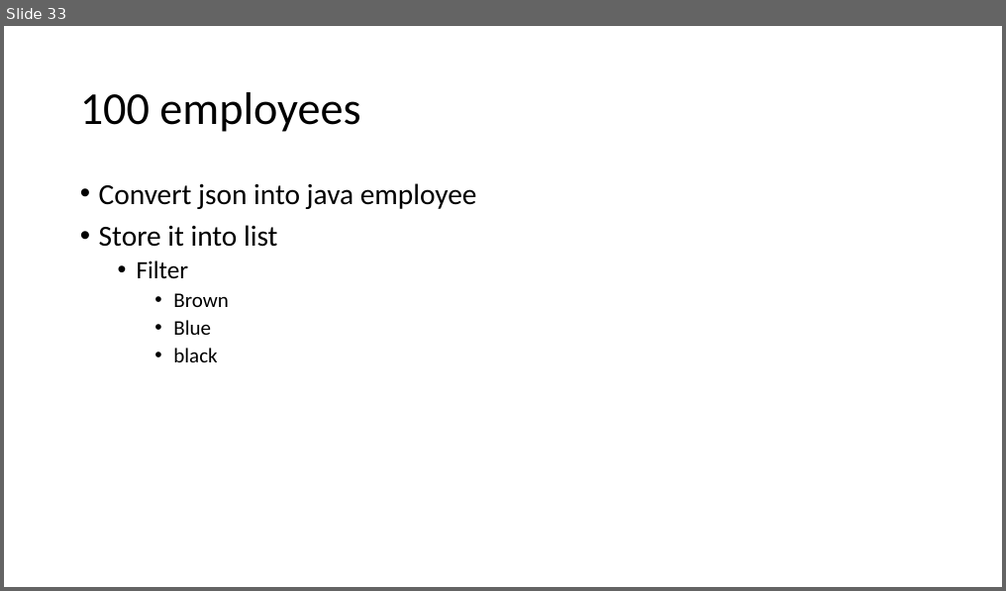
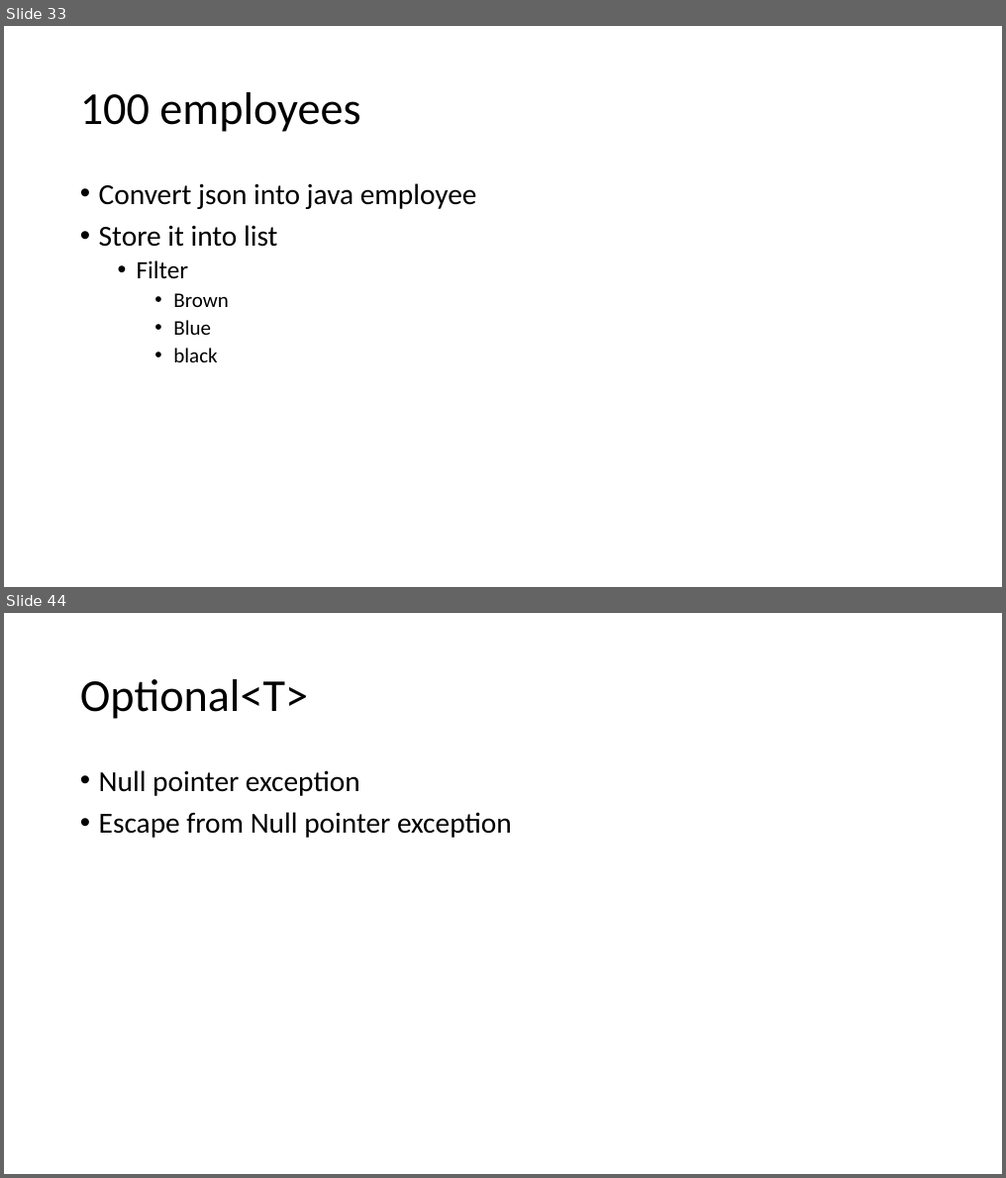
Before and after one commit to caprepo/java8, a slide deck: Java8.pptx. Shown one above the other, each under a label of ours: slide 33 before the commit, slides 33 and 44 after it; the slides between them are not shown. The pictures are 1006x591 and 1006x1178 pixels, drawn with LibreOffice and Linux fonts; fonts in the diff are those of the drawing. Boxes give left, top, right and bottom in pixels: in the first picture for what was removed or moved away, otherwise in the second. Text is boxed around its words. In the diff, an @@ line names an element or a change of style, - is before the commit and + after.

```diff
--- a/Java8.pptx
+++ b/Java8.pptx
@@ slide 44 added at bbox=[4, 613, 1002, 1174], background #FFFFFF @@
@@ title added at bbox=[80, 679, 308, 719], 44 pt, text #000000 @@
+Optional<T>
@@ text added at bbox=[99, 770, 512, 838], 28 pt, text #000000 @@
+• Null pointer exception
+• Escape from Null pointer exception
```
Also in this commit, not shown: 1 slide changed, 11 other slides added, 1 other file.
